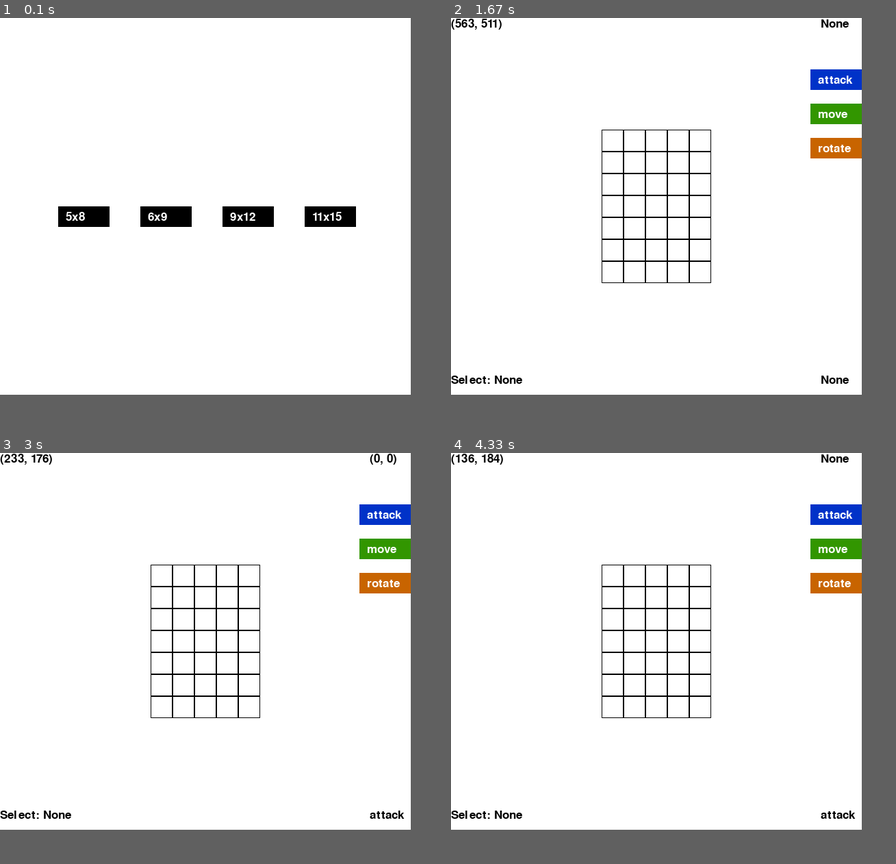
Above: before the commit, frames 1-4 (two rows, left to right).
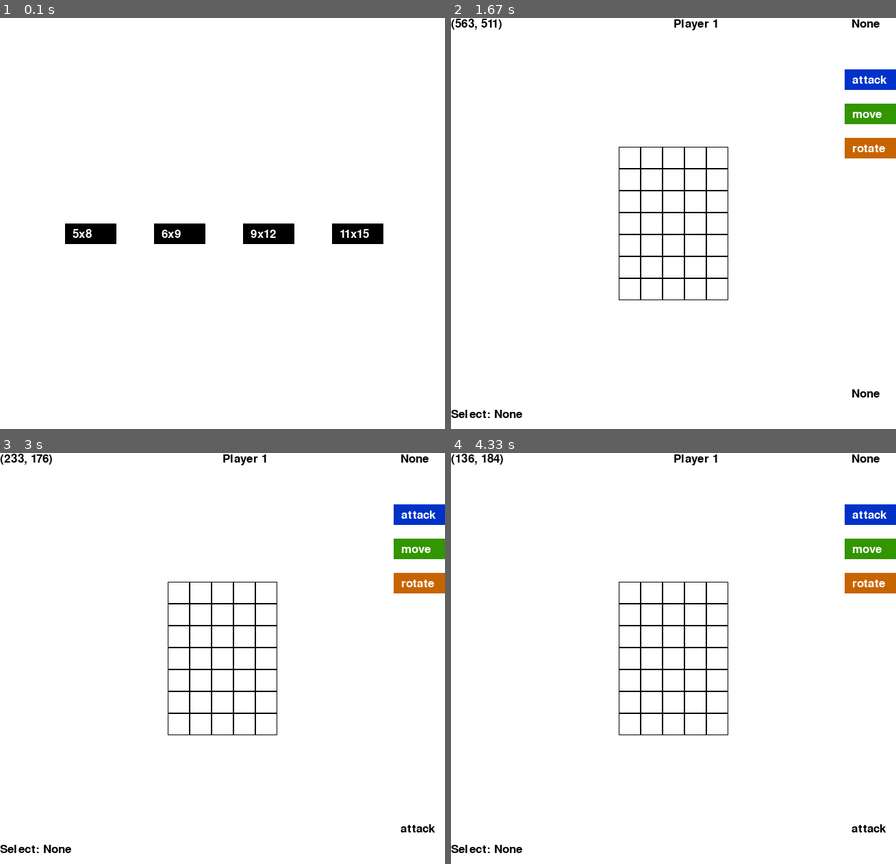
Above: after the commit, the same moments.

Repository: hornsbym/WarGame
Game: pygame game, started from Game.py
The game is run twice, just before and just after one commit, with the same random seed, the same clock (stepped at 60 frames per second) and the same inputs.
Inputs (mouse positions are in pixels of both pictures, inside the frame that each line leads up to):
- Up to frame 1 (0.1 s): no input
- Up to frame 2 (1.67 s): click "5x8" at 0.38 s; click "start" at 0.73 s; click (673, 223) at 1.07 s; click (838, 367) at 1.4 s
- Up to frame 3 (3 s): click "attack" at 1.73 s; click (200, 765) at 2.07 s; click (209, 588) at 2.4 s; click (160, 572) at 2.73 s
- Up to frame 4 (4.33 s): click (789, 621) at 3.07 s; click (811, 650) at 3.4 s; click (766, 584) at 3.73 s; click (544, 580) at 4.07 s
In our replay, the window is 600x550 before the commit and 650x600 after it. These sizes can differ from the game's own. Grey fills any space a smaller window leaves; there, only what the larger window draws over its background counts as a difference.

The runs differ from the first frame. In frame 1, 3.8% of the frame differs, in the area x 13-87%, y 45-55%; in frame 2, 5.1%; in frame 3, 5.1%; in frame 4, 5.1%, in the area x 0-100%, y 0-98%.

Commit message:
Began implementing player turn-system in the battle stage of the game. Edited Troop class to maintain which Player owns it, and edited Player object to maintain which Troops it owns. TO-DO: Implement the turn system for movement/rotation, and check how many moves each player can make per turn.

Diff:
--- a/Game.py
+++ b/Game.py
@@ -11,8 +11,8 @@
 # Boilerplate pygame stuff:
 pg.init()
 clock = pg.time.Clock()
-displayWidth = 600
-displayHeight = 550
+displayWidth = 650
+displayHeight = 600
 display = pg.display.set_mode((displayWidth,displayHeight))
 display.fill((255,255,255))
 
@@ -64,7 +64,9 @@
         clock.tick(60)
 
 def placementStage(board):
-    """Executes the placement stage of the game"""
+    """Accepts a Board object.
+       Creates Player objects and executes the placement stage of the game.
+       Returns a tuple containing (Board, Player1, Player2)."""
     b  = board
     p1 = Player("Player 1",None,b.getWidth()*3,5)
     p2 = Player("Player 2",None,b.getWidth()*3,5)
@@ -130,13 +132,15 @@
         if command == "add":
             if newTroop != None and square != None:
                 if square[1] <= 2:
-                    if currentPlayer == p1:
-                        b.setSquareValue(square,newTroop)
+                    if currentPlayer == p1 and b.getSquareValue(square) == None:
+                        b.setSquareValue(square,newTroop)   # Add troop to board
+                        p1.addTroop(newTroop)               # Add troop to player's list
                         currentPlayer = p2
                         newTroop = None
                 if square[1] >= b.getHeight()-4:
-                    if currentPlayer == p2:
-                        b.setSquareValue(square,newTroop)
+                    if currentPlayer == p2 and b.getSquareValue(square) == None:
+                        b.setSquareValue(square,newTroop)   # Add troop to board
+                        p2.addTroop(newTroop)               # Add troop to player's list
                         currentPlayer = p1
                         newTroop = None
                 square = None
@@ -144,30 +148,33 @@
         displayText(str(currentPlayer.getName()),(displayWidth//2,0))
 
         displayText("New: "+str(newTroop), (0,displayHeight-50))
-        displayText(str(command), (displayWidth*.9,displayHeight-50))
+        displayText(str(command), (displayWidth*.9,displayHeight-80))
         displayText(str(square), (displayWidth*.9,0))
         displayText(str(square), (displayWidth*.9,0))
 
-
         pg.display.update()
         clock.tick(20)
 
-    return b
-
-
-def battleStage(board):
-    """Executes the battle stage of the game."""
-    b = board
+    return (b,p1,p2)
+
+
+def battleStage(gameInfo):
+    """Accepts a tuple containing the Board and Player objects in the game.
+       Executes the battle stage of the game."""
+    b  = gameInfo[0]
+    p1 = gameInfo[1]
+    p2 = gameInfo[2]
 
     attackButton = CommandButton("attack", (displayWidth-75, 75), (0,50,200))
     moveButton = CommandButton("move", (displayWidth-75, 125), (50,150,0))
     rotateButton = CommandButton("rotate", (displayWidth-75, 175), (200,100,0))
-
 
     # Interface variables
     square = None
     selectedTroop = None
     command = None
+
+    currentPlayer = p1
 
     while True:
         # Gets all the events from the game window. A.k.a., do stuff here.
@@ -210,9 +217,15 @@
 
 
         if command == "attack":
-            if selectedTroop != None and square != None:
+            if selectedTroop != None and square != None and selectedTroop.getTeam() == currentPlayer.getName():
                 b.attack(selectedTroop)
                 square = None
+
+                # FIX ME --->
+                if currentPlayer == p1:
+                    currentPlayer = p2
+                else:
+                    currentPlayer = p1
 
 
         if command == "move":
@@ -228,14 +241,19 @@
 
 
 
-        b.killTroops()
+        b.killTroops()    # Remove troops from board.
+
+        p1.killTroops()   # Remove troops from players' records.
+        p2.killTroops()
 
         # Display game data. Testing purposes only.
+        displayText(str(currentPlayer.getName()),(displayWidth//2,0))
+
         displayText(str(pg.mouse.get_pos()), (0,0))
         displayText(str(square), (displayWidth*.9,0))
 
         displayText("Select: "+str(selectedTroop), (0,displayHeight-30))
-        displayText(str(command), (displayWidth*.9,displayHeight-30))
+        displayText(str(command), (displayWidth*.9,displayHeight-60))
 
         pg.display.update()
         clock.tick(20)
--- a/Player.py
+++ b/Player.py
@@ -14,6 +14,8 @@
         self.army   = armyType
         self.tokens = spendableTokens
         self.moves  = moves
+
+        self.troops = []
 
     def __str__(self):
         return '<Player Object name = "%s" army = "%s" tokens = %i moves = %i>' % \
@@ -43,3 +45,22 @@
     def decrementMoves(self):
         """Decreases the number of remaining moves by 1."""
         self.moves -= 1
+
+    def addTroop(self,troop):
+        """Accepts a Troop object.
+           Adds Troop Object to the player's list of troops.
+           Also sets that Troop's team to the player's name."""
+        troop.setTeam(self.name)
+        self.troops.append(troop)
+
+    def removeTroop(self,troop):
+        """Accepts a Troop object.
+           Removes that troop from the player's list of troops."""
+        self.troops.remove(troop)
+
+    def killTroops(self):
+        """Iterates through player's troops and removes any troops
+           whose health is <= 0."""
+        for troop in self.troops:
+            if troop.getHealth() <= 0:
+                self.removeTroop(troop)
--- a/Troop.py
+++ b/Troop.py
@@ -18,8 +18,10 @@
         self.health = info[5]
         self.orientation = info[6]
 
+        self.team = None
+
     def __str__(self):
-        return "<Troop Object name='%s', level=%i, health =%i>" % (self.name,self.level,self.health)
+        return "<Troop Object name='%s', level=%i, health =%i, team='%s'>" % (self.name,self.level,self.health,self.team)
 
     def getName(self):
         """Returns the troop's classification."""
@@ -45,6 +47,10 @@
         """Returns the troop's health."""
         return self.health
 
+    def getTeam(self):
+        """Returns the troop's team."""
+        return self.team
+
     def getOrientation(self):
         """Returns the object's orientation.
            Returns a tuple object (xDirection, yDirection)"""
@@ -55,6 +61,10 @@
            Changes the troop's orientation to reflect this tuple."""
         self.orientation = tup
 
+    def setTeam(self, team):
+        """Accepts string.
+           Sets the Troop's team to that string."""
+        self.team = team
 
     def takeDamage(self,dmg):
         """Accepts int.
